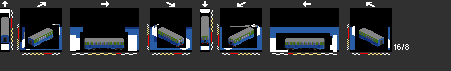
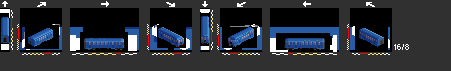
Layers edited between the first and the second w=451, h=71 image:
hid "BJ" over (1, 16, 384, 46)
painted on "Xoa3-A" over (32, 28, 384, 47)
